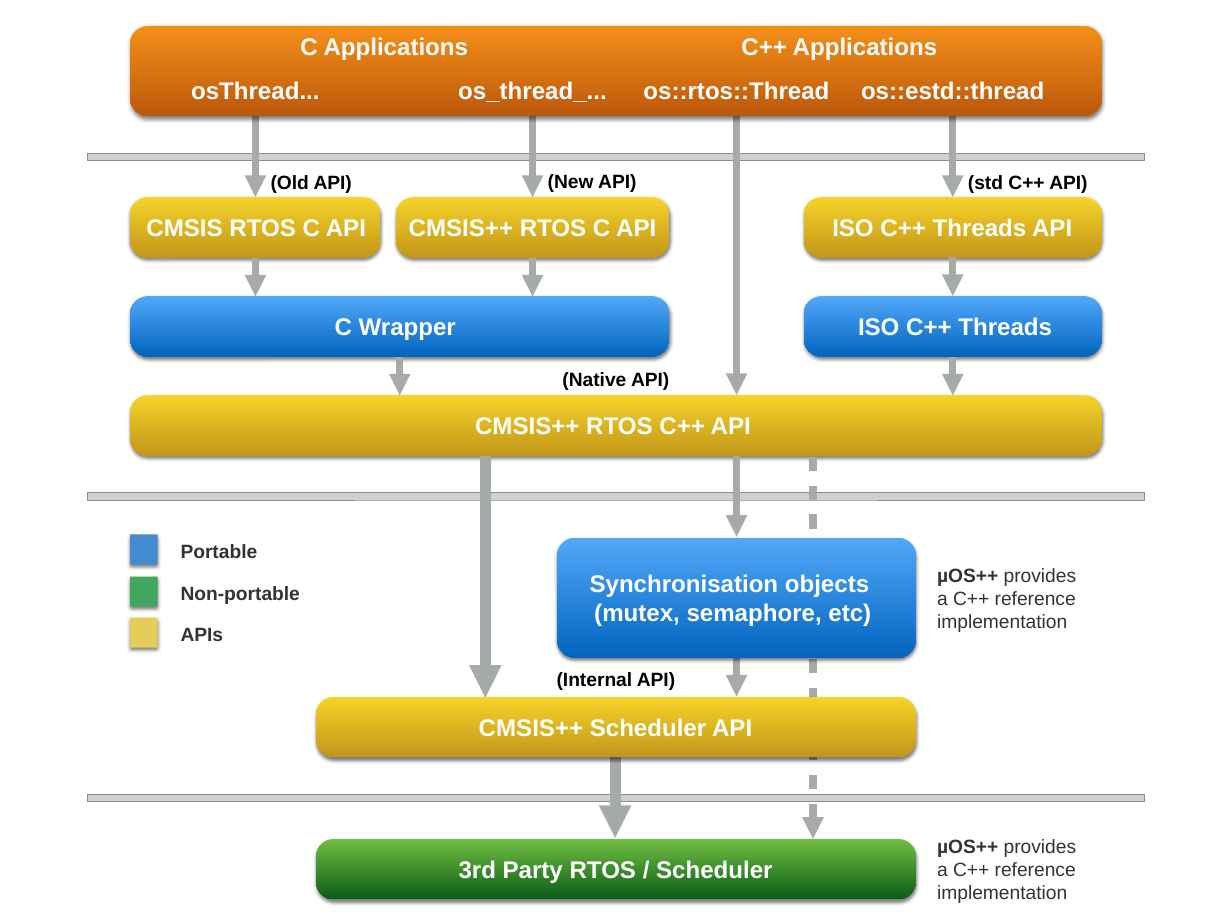
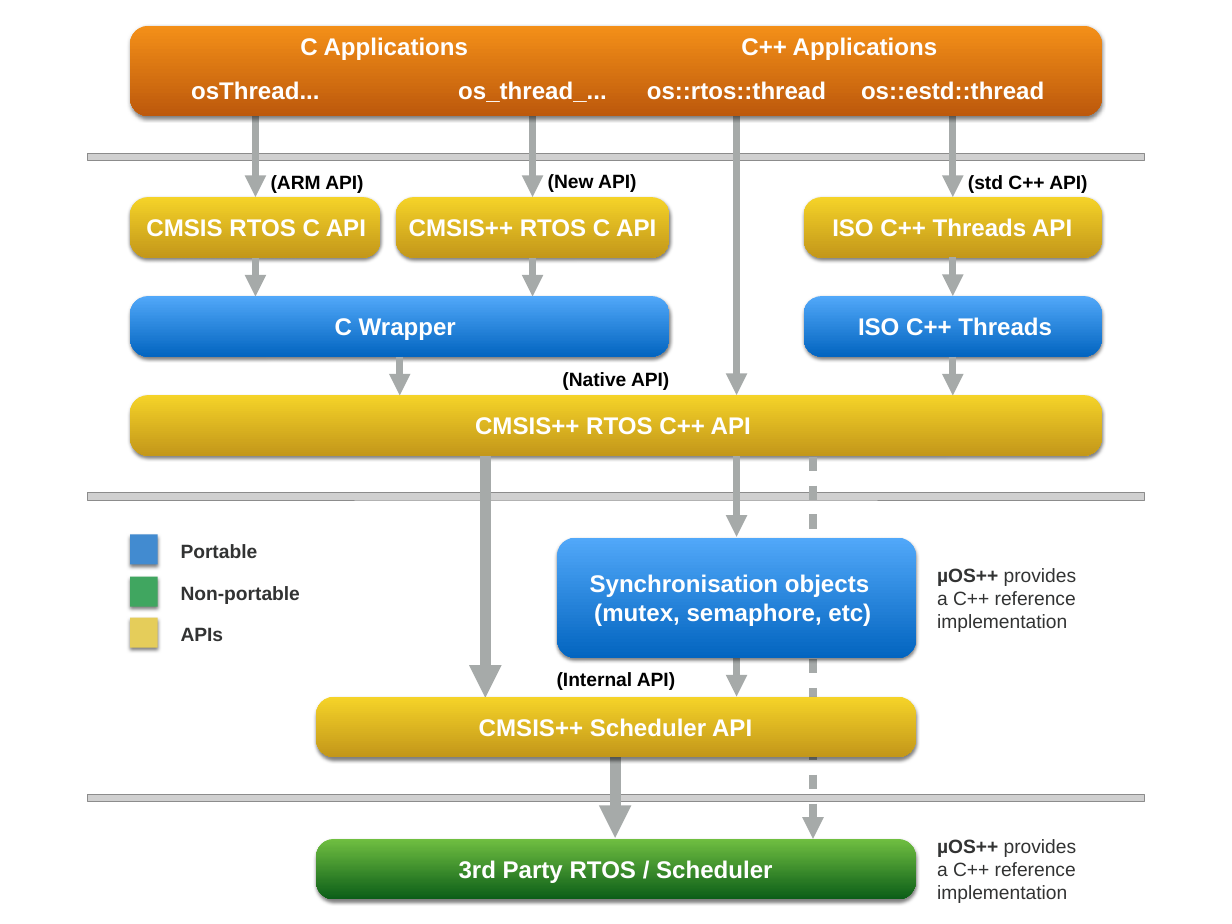
Before and after one commit to micro-os-plus/web-jekyll, a slide deck: slide 1 of assets/images/2016/cmsis-plus-rtos-overview.pptx. Drawn at 1232x924 pixels with LibreOffice and Linux fonts; fonts in the diff are those of the drawing; grey boxes stand for pictures. Boxes give left, top, right and bottom in pixels: in the first picture for what was removed or moved away, otherwise in the second. Text is boxed around its words. In the diff, an @@ line names an element or a change of style, - is before the commit and + after.

Commit message:
cmsis-plus-rtos-overview: lower case thread

```diff
--- a/assets/images/2016/cmsis-plus-rtos-overview.pptx
+++ b/assets/images/2016/cmsis-plus-rtos-overview.pptx
@@ text at [647,81,826,100]: text changed @@
-os::rtos::Thread
+os::rtos::thread
@@ text at [271,175,363,193]: text changed @@
-(Old API)
+(ARM API)
```
Also in this commit, not shown: 1 other file.
